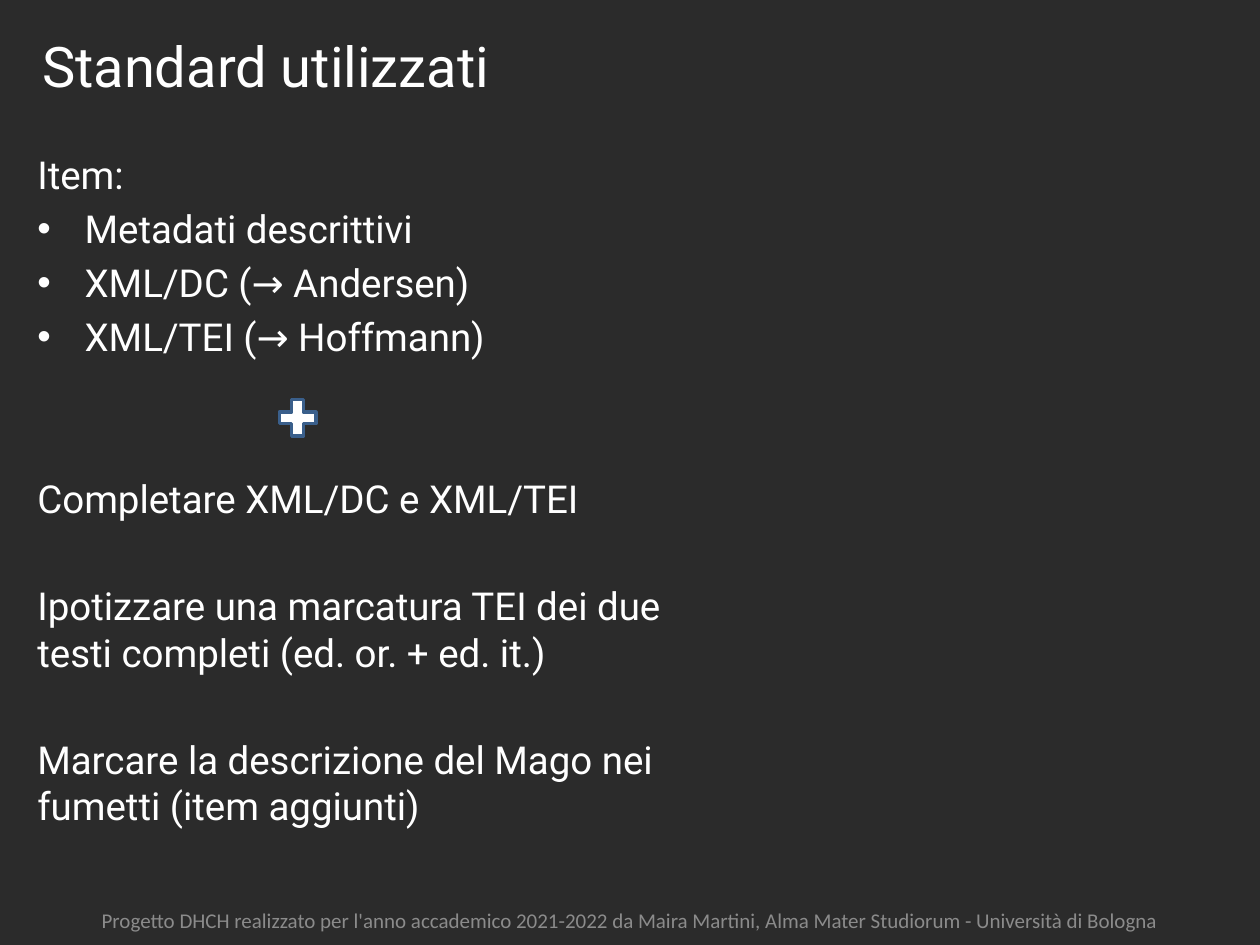
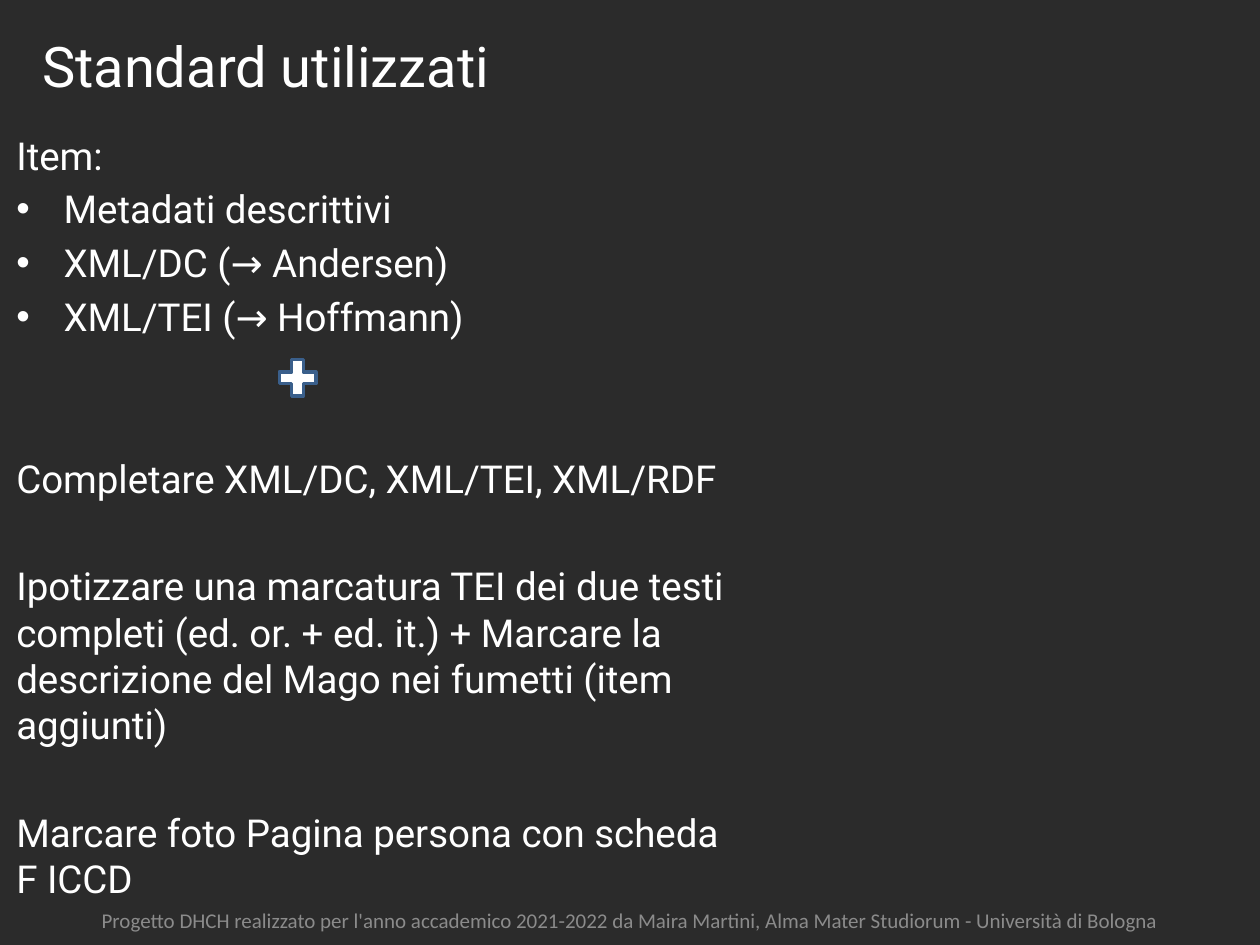
Before and after one commit to mairamart/esame-dhch, a slide deck: slide 5 of Il Mago Sabbiolino.pptx. Drawn at 1260x945 pixels with LibreOffice and Linux fonts; fonts in the diff are those of the drawing; background and template pictures are left out; a plain dark background stands for a picture behind light text. Boxes give left, top, right and bottom in pixels: in the first picture for what was removed or moved away, otherwise in the second. Text is boxed around its words. In the diff, an @@ line names an element or a change of style, - is before the commit and + after.

```diff
--- a/Il Mago Sabbiolino.pptx
+++ b/Il Mago Sabbiolino.pptx
@@ text "Item:": place and size @@
-text "Item:" at (37,161,660,829)
+text "Item:" at (16,142,724,894)
@@ plus sign: place and size @@
-plus sign at (273,393,323,442)
+plus sign at (273,353,323,402)
@@ text at (16,464,724,894): text changed @@
-Completare XML/DC e XML/TEI
-Ipotizzare una marcatura TEI dei due testi completi (ed. or. + ed. it.)
-Marcare la descrizione del Mago nei fumetti (item aggiunti)
+Completare XML/DC, XML/TEI, XML/RDF
+Ipotizzare una marcatura TEI dei due testi completi (ed. or. + ed. it.) + Marcare la descrizione del Mago nei fumetti (item aggiunti)
+Marcare foto Pagina persona con scheda F ICCD
```
